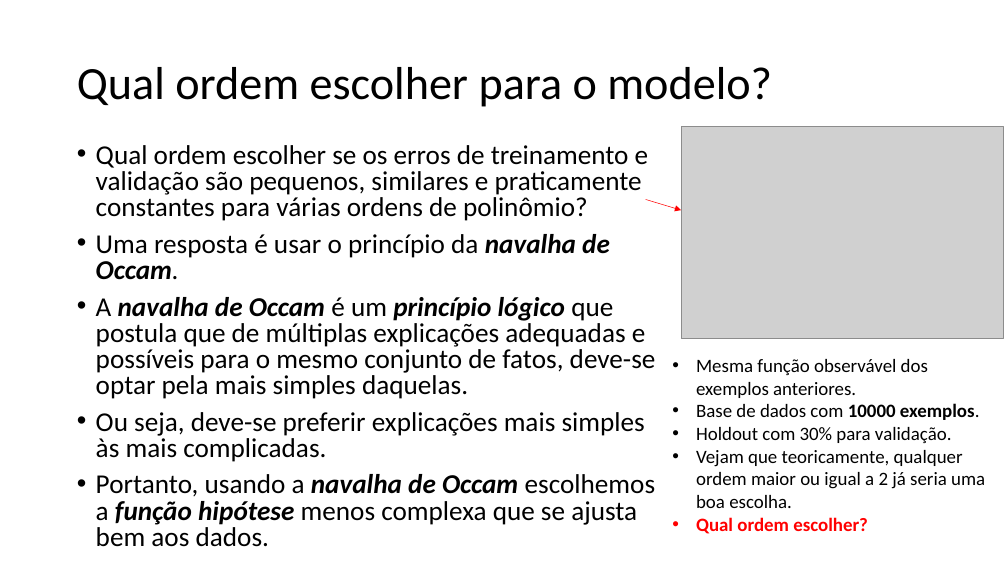
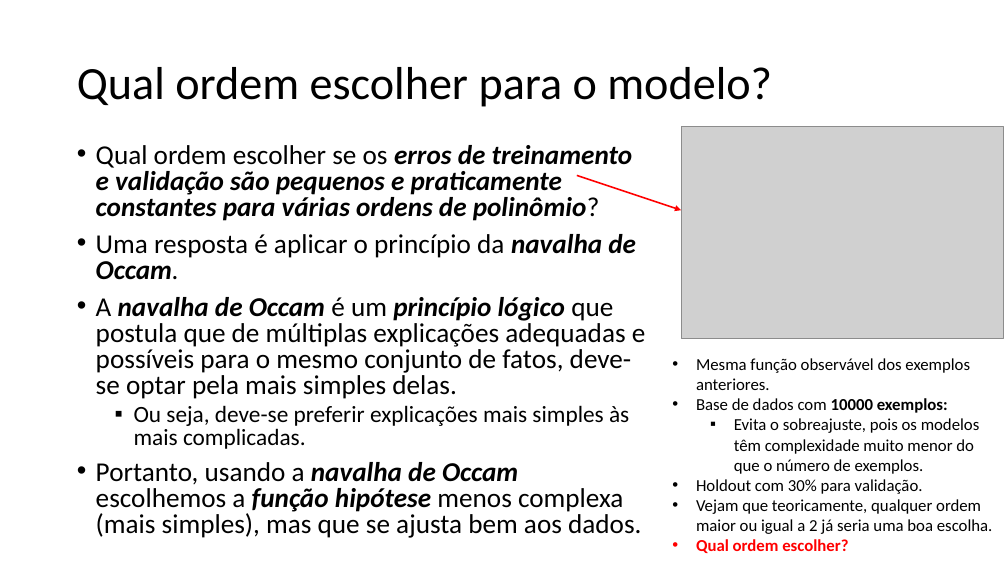
Before and after one commit to zz4fap/t319_aprendizado_de_maquina, a slide deck: slide 12 of slides/T319_Regressão_Linear (Parte V).pptx. Drawn at 1008x567 pixels with LibreOffice and Linux fonts; fonts in the diff are those of the drawing; grey boxes stand for pictures. Boxes give left, top, right and bottom in pixels: in the first picture for what was removed or moved away, otherwise in the second. Text is boxed around its words. In the diff, an @@ line names an element or a change of style, - is before the commit and + after.

```diff
--- a/slides/T319_Regressão_Linear (Parte V).pptx
+++ b/slides/T319_Regressão_Linear (Parte V).pptx
@@ text at (96,145,646,399): text changed @@
-• Qual ordem escolher se os erros de treinamento e validação são pequenos, similares e praticamente constantes para várias ordens de polinômio?
-• Uma resposta é usar o princípio da navalha de Occam.
-• A navalha de Occam é um princípio lógico que postula que de múltiplas explicações adequadas e possíveis para o mesmo conjunto de fatos, deve-se optar pela mais simples daquelas.
+• Qual ordem escolher se os erros de treinamento e validação são pequenos e praticamente constantes para várias ordens de polinômio?
+• Uma resposta é aplicar o princípio da navalha de Occam.
+• A navalha de Occam é um princípio lógico que postula que de múltiplas explicações adequadas e possíveis para o mesmo conjunto de fatos, deve-se optar pela mais simples delas.
@@ arrow moved from (646, 200) - (681, 210) to (577, 175) - (681, 210) @@
@@ arrow (577, 175) - (681, 210): stroke #FF0000 0.5 pt to #FF0000 1.5 pt @@
@@ text at (696,358,993,553): size 18 to 16 pt in "Mesma função observável dos exemplos anteriores.", "Holdout com 30% para validação.", "Vejam que teoricamente, qualquer ordem maior ou ...", "Qual ordem escolher?" @@
@@ text at (134,405,629,449): size 25.9 to 22.2 pt in "Ou seja, deve-se preferir explicações mais simples ..."; bullet • to ▪; list level 1 to 2 in "Ou seja, deve-se preferir explicações ..." @@
@@ text at (696,398,980,474): text changed; size 18 to 16 pt @@
-• Base de dados com 10000 exemplos.
+• Base de dados com 10000 exemplos:
+  ▪ Evita o sobreajuste, pois os modelos têm complexidade muito menor do que o número de exemplos.
@@ text at (96,462,641,538): text changed @@
-• Portanto, usando a navalha de Occam escolhemos a função hipótese menos complexa que se ajusta bem aos dados.
+• Portanto, usando a navalha de Occam escolhemos a função hipótese menos complexa (mais simples), mas que se ajusta bem aos dados.
```
Also in this commit, not shown: 7 other slides changed, 2 other files.
